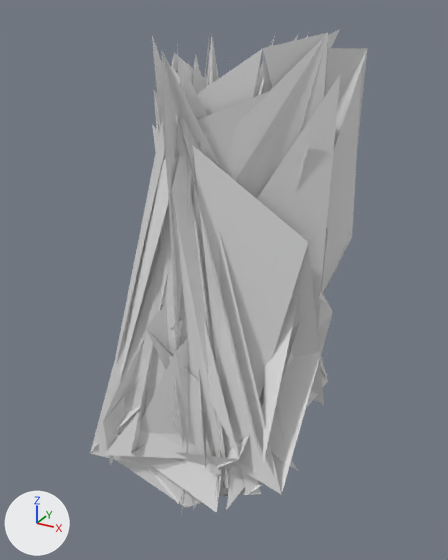
Renders of the OBJ model extracted_meshes/Hero048_6A224EBE_v2.obj from each side of a commit.
Camera for both pictures: a camera (50 mm lens) standing at (301.0, -468.0, 526.0) and looking at (-56.0, 182.0, 201.0). Every picture has the same lights, and +X, +Y and +Z are marked at lower left. The first picture is the older version. Where no turn or scale is listed for an object, it has been applied to the vertices. Vertices at exactly the same position are counted once.

The first picture shows 'Hero048_6A224EBE_v2'.
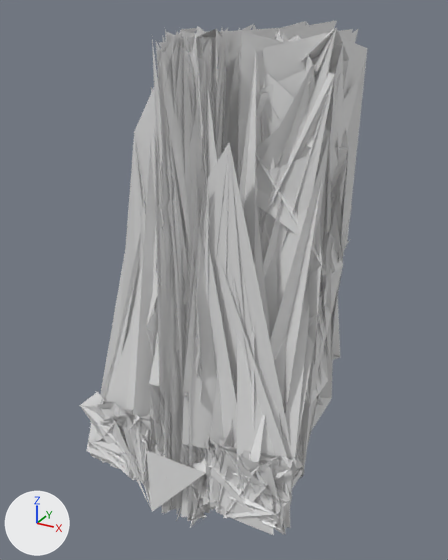
Location of each change, (x1, y1, x2, y2) in pixels of the pictures (448 x 560 px):
'Hero048_6A224EBE_v2', reshaped: before (90, 29, 368, 515); after (80, 20, 368, 535)
part 1 of me_hero048_6a224ebe_v2, built on: before (111, 75, 341, 495); after (80, 20, 368, 535)

Edits to the bpy script that builds the scene:
```text
Change me_hero048_6a224ebe_v2:
    used by ob_hero048_6a224ebe_v2; location = (0.0, 0.0, 0.0)
    remove me_hero048_6a224ebe_v2.from_pydata(...)  # 450 vertices, 350 faces; spans x -124.0..127.0, y -32.0..505.0, z 1.0..507.0
    add me_hero048_6a224ebe_v2.from_pydata(...)  # 4988 vertices, 7097 faces; spans x -128.0..128.0, y -32.0..511.0, z 0.0..512.0
    me_hero048_6a224ebe_v2 part 1: 1 vertex moved within x 11.0, y 1.0, z 20.0; 13 vertices removed from x -96.0..109.0, y -28.0..301.0, z 33.0..482.0; 4551 vertices added at x -128.0..128.0, y -32.0..511.0, z 0.0..512.0
```
